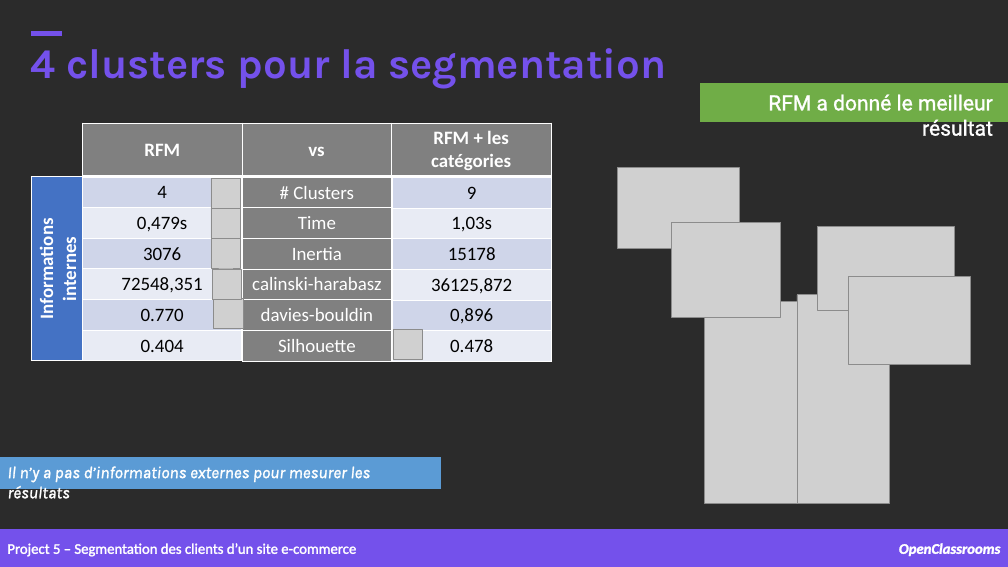
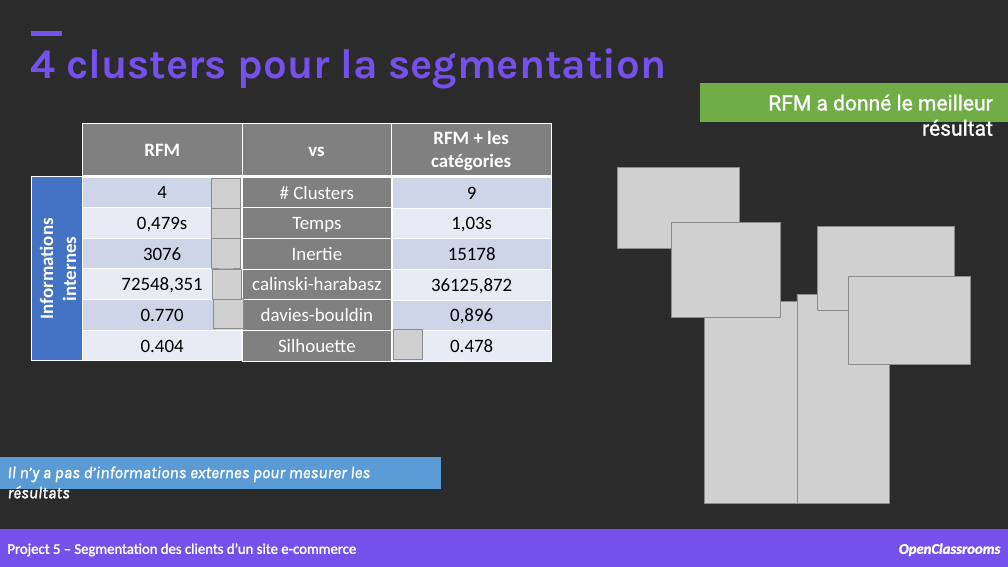
Before and after one commit to samirhinojosa/OC-P5-segment-customers-of-website, a slide deck: slide 37 of supports/P5_presentation_final.pptx. Drawn at 1008x567 pixels with LibreOffice and Linux fonts; fonts in the diff are those of the drawing; grey boxes stand for pictures; background and template pictures are left out; a plain dark background stands for a picture behind light text. Boxes give left, top, right and bottom in pixels: in the first picture for what was removed or moved away, otherwise in the second. Text is boxed around its words. In the diff, an @@ line names an element or a change of style, - is before the commit and + after.

```diff
--- a/supports/P5_presentation_final.pptx
+++ b/supports/P5_presentation_final.pptx
@@ table at [243,178,391,361] @@
-row 2, column 1: Time
+row 2, column 1: Temps
-row 3, column 1: Inertia
+row 3, column 1: Inertie
```
Also in this commit, not shown: 8 other slides changed.
